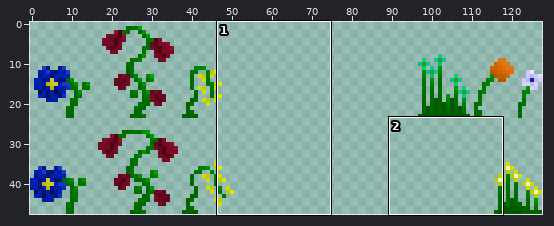
Two states of a sprite sheet, CatAttackUnityProject/Assets/Sprites/Vegetation/Flowers/FlowersForest.png. Above: a wide view before the commit, with the close-up outlined.
Close-up. As it was:
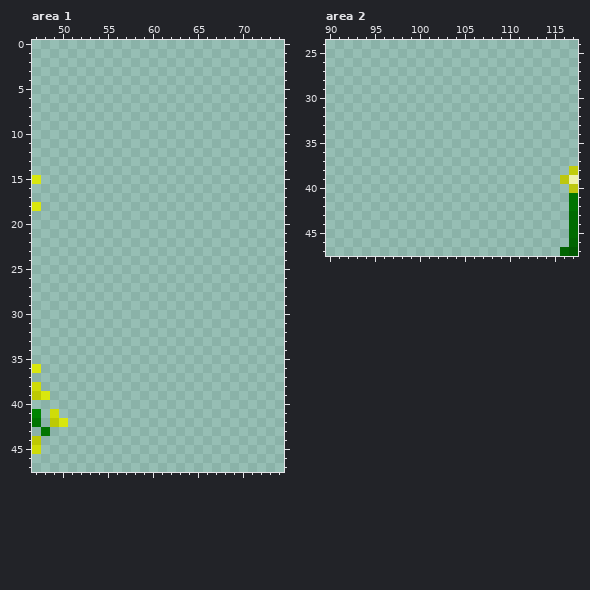
The file is 128x48 pixels. Colours within 5 levels of each other are drawn and written as one. Shown: area 1: x 47..74, y 0..47; area 2: x 90..117, y 24..47. The old version is drawn lined up with the new one.
Once edited:
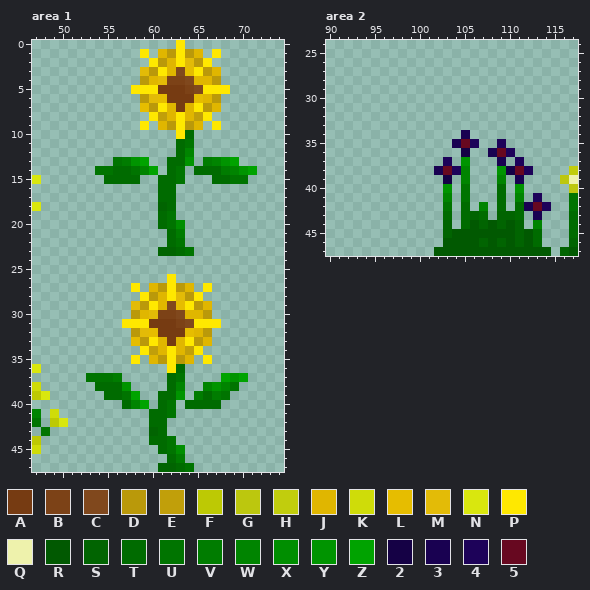
Palette (. is transparent): A #763b12  B #7c4217  C #80481d  D #ba990a  E #c19f0a  F #bdc904  G #bcc70e  H #c1cd0d  J #e0b600  K #cfdc09  L #e6bd00  M #e3bb07  N #d9e70e  P #ffe800  Q #eef2ac  R #015901  S #016401  T #006b00  U #007400  V #007c00  W #008400  X #008e00  Y #009400  Z #00a300  2 #150145  3 #190151  4 #1d0259  5 #670820
The author wrote: FlowersForest spritesheet added sunflower
Edits made:
drawings rearranged on the sheet (the old picture shows each at its new place; 1 dropped ones are not shown)
Changed rows in their new state; - is an unchanged pixel.
Area 1:
first column x 53:
 0 ----------P--------
 1 ------P-JDPDJ-P----
 2 -------PDJPMDP-----
 3 ------MDPJCLPDJ----
 4 ------DJMBBCJJD----
 5 -----PPPAAABCPPP---
 6 ------DMLAAALJD----
 7 ------LDPJAJPDJ----
 8 -------PEJPJEP-----
 9 ------P-JDPDJ-P----
10 ----------PT-------
11 ----------TU-------
12 ----------TW-------
13 ---UVYZ--TTY-VWYZ--
14 -UUTTUWZ-TU-TTTVWYZ
15 --TTTT--TTU---TTUU-
16 --------TT---------
17 --------TT---------
18 --------ST---------
19 --------TU---------
20 --------TUX--------
21 ---------TV--------
22 ---------TU--------
23 --------SSTU-------
26 ---------P---------
27 -----P-JDPDJ-P-----
28 ------PDJPMDP------
29 -----MDPJCLPDJ-----
30 -----DJMBBCJJD-----
31 ----PPPAAABCPPP----
32 -----DMLAAALJD-----
33 -----LDPJAJPDJ-----
34 ------PEJPJEP------
35 -----P-JDPDJ-P-----
36 ---------PT--------
37 UUUV-----TU----ZYZ-
38 -TTTY----TW--WYWU--
39 --TTUZ--TTY-VTVU---
40 ----TWZ-TU-TTTT----
41 -------TTU---------
42 -------TT----------
43 -------ST----------
44 -------TTU---------
45 --------TUX--------
46 ---------TV--------
47 --------SSTU-------
Area 2:
first column x 102:
34 ---3---------
35 --354--4-----
36 ---2--354----
37 -4-Y---3-4---
38 354W---Y254--
39 -2-W---W-3---
40 -Y-U---T-Y---
41 -W-U---T-W-4-
42 -U-T-W-T-T354
43 -T-TST-SST-3-
44 -S-TRSRSRS-W-
45 -SRRRRRRRSRT-
46 -RRRRSRSRSRT-
47 RRRRRRRRRRRRR
